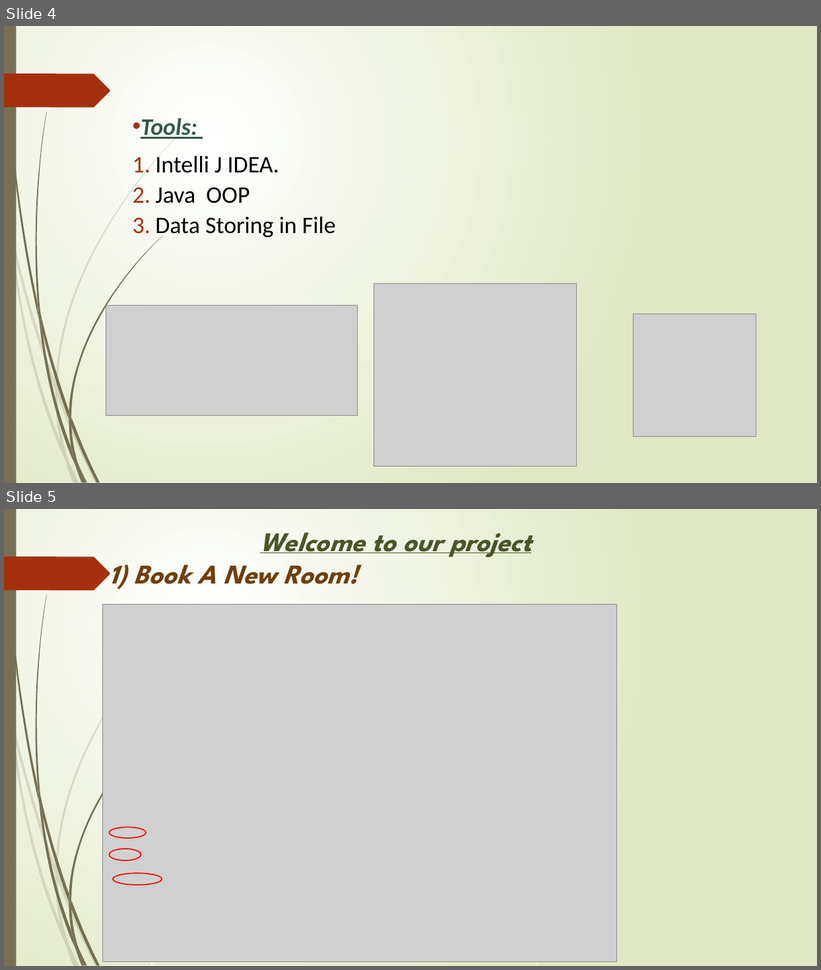
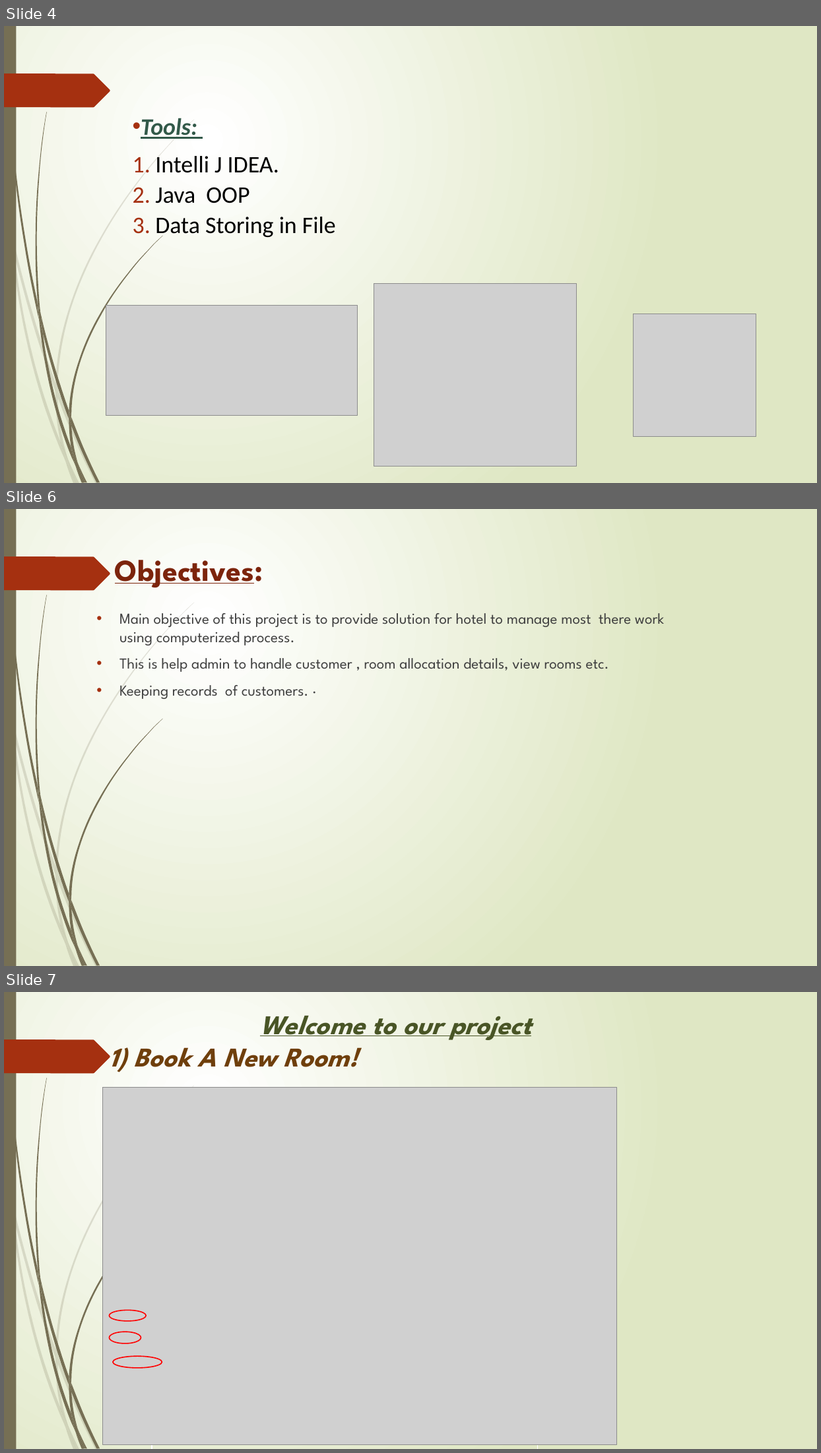
Before and after one commit to Sahana-Akter/Hotel-Booking-in-java-using-File, a slide deck: hotelbooking/Group-7(Hotel Booking).pptx. Shown one above the other, each under a label of ours: slides 4 and 5 before the commit, slides 4, 6 and 7 after it; the slides between them are not shown. The pictures are 821x970 and 821x1453 pixels, drawn with LibreOffice and Linux fonts; fonts in the diff are those of the drawing; grey boxes stand for pictures. Boxes give left, top, right and bottom in pixels: in the first picture for what was removed or moved away, otherwise in the second. Text is boxed around its words. In the diff, an @@ line names an element or a change of style, - is before the commit and + after.

```diff
--- a/hotelbooking/Group-7(Hotel Booking).pptx
+++ b/hotelbooking/Group-7(Hotel Booking).pptx
@@ slide 6 added at (4, 509, 817, 966), background gradient #FFFFFF to #DFE8C4; not listed: 24 template elements that a slide beside it also shows @@
@@ title added at (115, 560, 263, 588), 36 pt, text #7C240C, bold, underline @@
+Objectives:
@@ text added at (120, 613, 664, 699), 18 pt, text #404040 @@
+• Main objective of this project is to provide solution for hotel to manage most there work using computerized process.
+• This is help admin to handle customer , room allocation details, view rooms etc.
+• Keeping records of customers. ·
@@ what was slide 5 is now slide 7 @@
```
Also in this commit, not shown: 5 slides changed, 1 other slide added, 3 other files.
